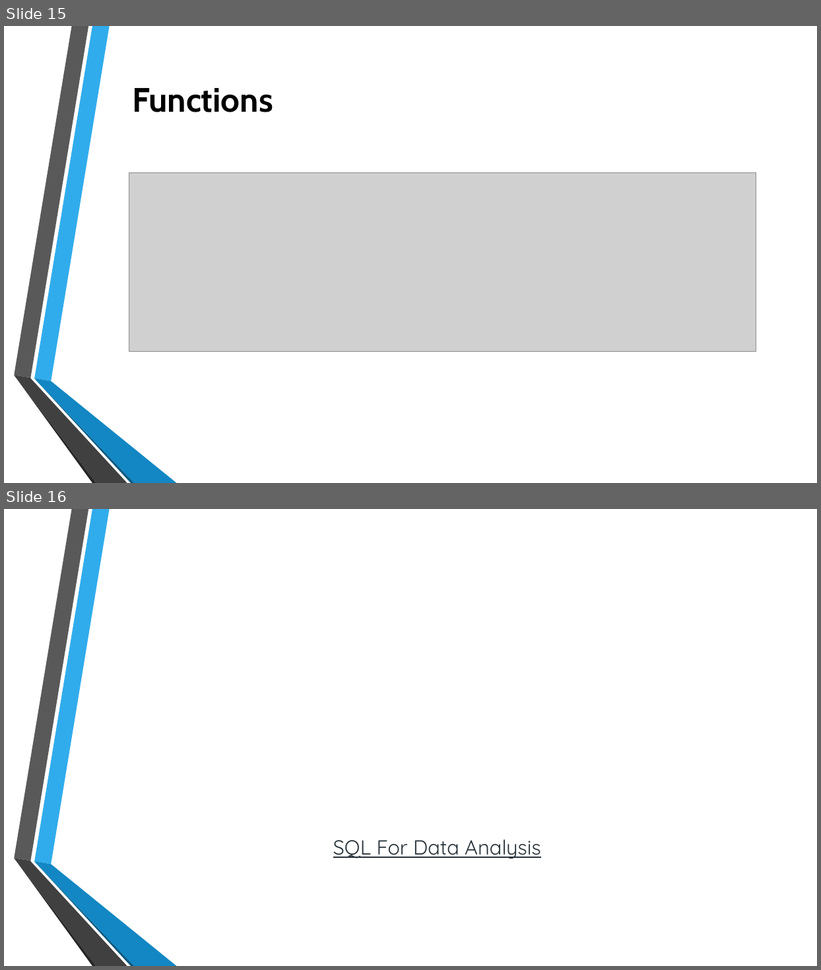
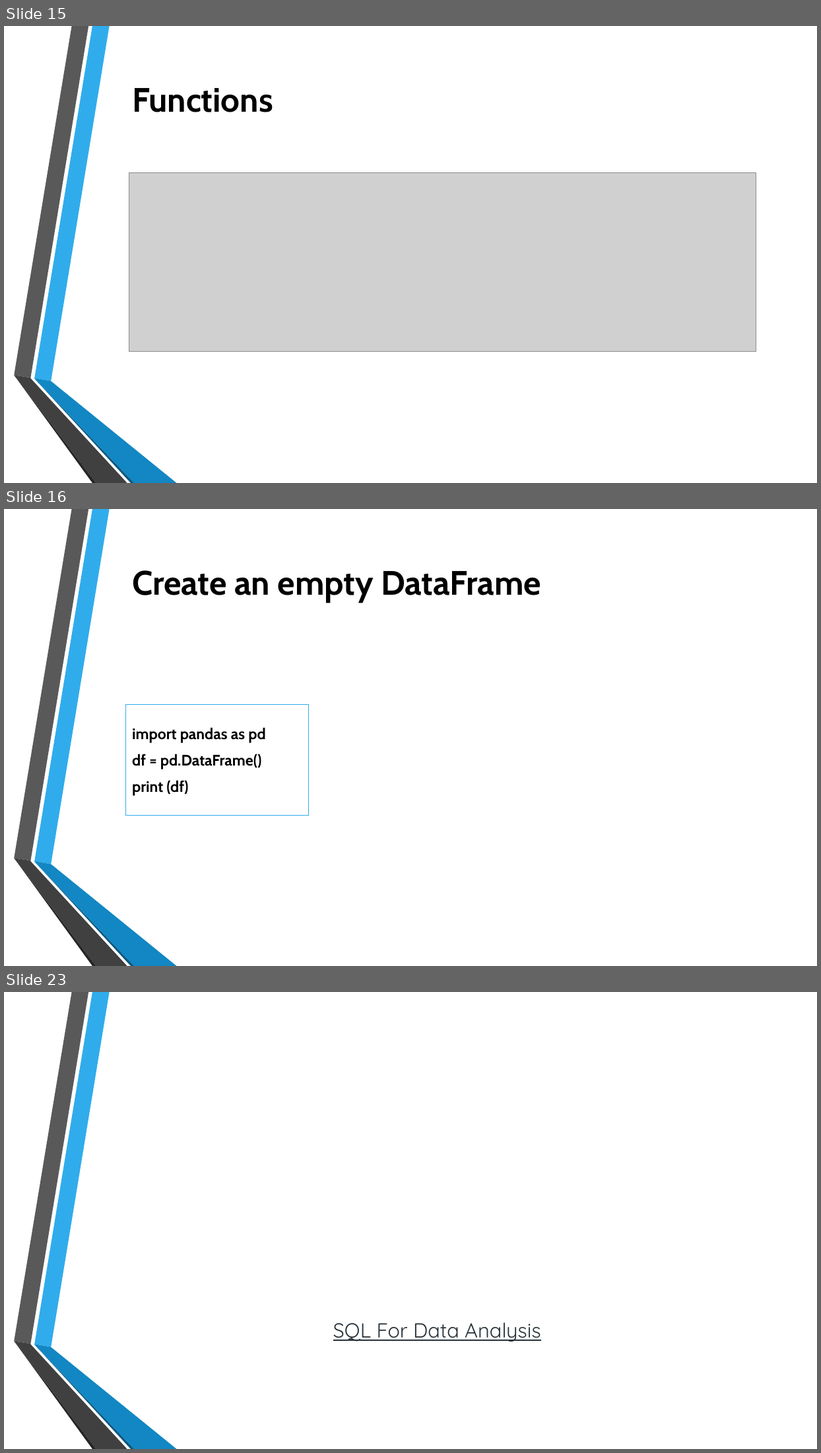
Before and after one commit to thetnaingtunerp/dax, a slide deck: PythonDAX/Data Analysis with Python.pptx. Shown one above the other, each under a label of ours: slides 15 and 16 before the commit, slides 15, 16 and 23 after it; the slides between them are not shown. The pictures are 821x970 and 821x1453 pixels, drawn with LibreOffice and Linux fonts; fonts in the diff are those of the drawing; grey boxes stand for pictures; background and template pictures are left out. Boxes give left, top, right and bottom in pixels: in the first picture for what was removed or moved away, otherwise in the second. Text is boxed around its words. In the diff, an @@ line names an element or a change of style, - is before the commit and + after.

```diff
--- a/PythonDAX/Data Analysis with Python.pptx
+++ b/PythonDAX/Data Analysis with Python.pptx
@@ slide 16 added at [4,509,817,966], background picture (left out); not listed: 6 template elements that a slide beside it also shows @@
@@ title added at [132,570,541,602], 40 pt, text #000000, bold @@
+Create an empty DataFrame
@@ text added at [126,705,309,816], outline #30ACEC 0.75 pt, 18 pt, text #000000, bold @@
+import pandas as pd
+df = pd.DataFrame()
+print (df)
@@ what was slide 16 is now slide 23 @@
```
Also in this commit, not shown: 6 other slides added.
